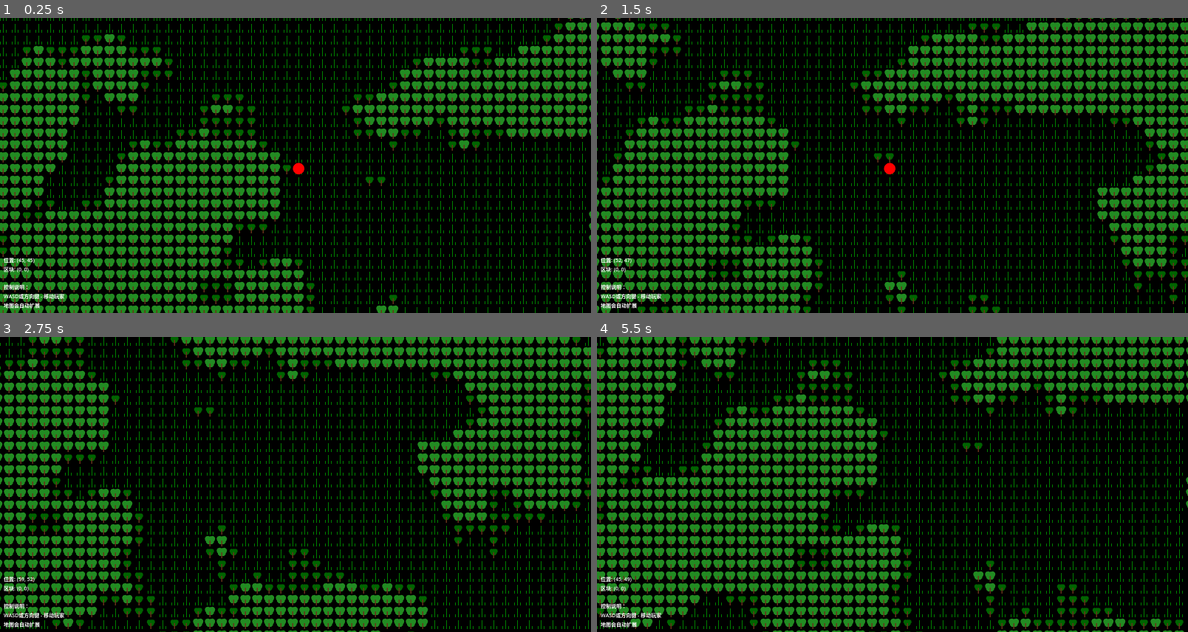
Above: before the commit, frames 1-4 (two rows, left to right).
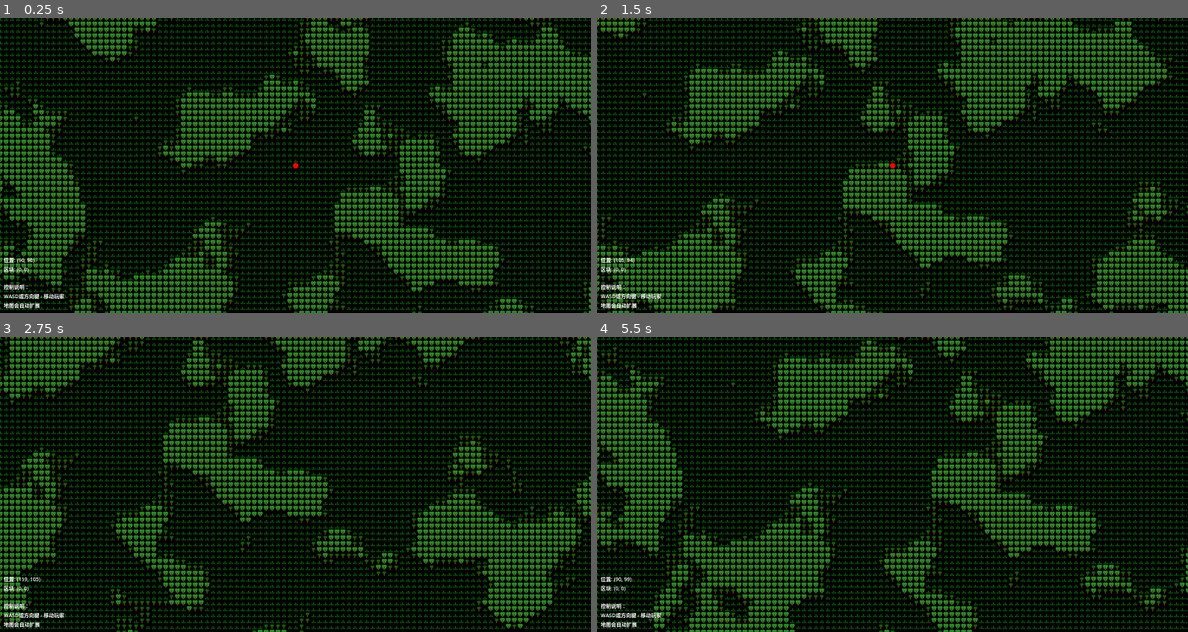
Above: after the commit, the same moments.

Repository: AliveGh0st/overmapchunkdemo
Game: Godot game, scene res://overmap_system.tscn
Two runs of this game, one before a commit and one after it. Both use one fixed random seed, a clock stepped at 60 frames per second and the inputs below.
Inputs:
- Up to frame 1 (0.25 s): no input
- Up to frame 2 (1.5 s): tap Enter at 0.5 s; hold Right (ui_right) 0.53-1.28 s; hold Down (ui_down) from 1.28 s (still down)
- Up to frame 3 (2.75 s): release Down (ui_down) at 2.03 s; hold Right (ui_right) from 2.03 s (still down)
- Up to frame 4 (5.5 s): release Right (ui_right) at 2.78 s; hold Up (ui_up) 2.78-3.53 s; hold Left (ui_left) 3.53-5.03 s; hold Down (ui_down) from 5.03 s (still down)

The runs differ from the first frame. In frame 1, 45% of the frame differs, in the area x 0-100%, y 0-100%; in frame 2, 46%; in frame 3, 46%; in frame 4, 47%.

Commit message:
修改草纹理

Diff:
--- a/overmap_renderer.gd
+++ b/overmap_renderer.gd
@@ -6,7 +6,7 @@
 # 地图设置
 var map_size_x: int  # 动态计算的渲染区域宽度（格子数）
 var map_size_y: int  # 动态计算的渲染区域高度（格子数）
-const TILE_SIZE = 32  # TileMap中每个瓦片的像素大小（游戏世界格子大小）
+const TILE_SIZE = 16  # TileMap中每个瓦片的像素大小（游戏世界格子大小）
 const BORDER_THRESHOLD = 11  # 距离边缘11格时创建新区块
 var canvas_size_x: int  # 动态计算的画布宽度（像素）
 var canvas_size_y: int  # 动态计算的画布高度（像素）
@@ -260,7 +260,7 @@
 			var bottom_y = tile_pixel_size - 1
 
 			# 中间竖线 (较长)
-			var top_y_middle = int(float(tile_pixel_size) / 4.0)
+			var top_y_middle = int(float(tile_pixel_size) * 2.0 / 4.0)
 			if mid_x >= 0 and mid_x < tile_pixel_size: # 确保 mid_x 在边界内
 				for y_grass in range(top_y_middle, bottom_y + 1):
 					if y_grass >=0 and y_grass < tile_pixel_size: # 确保 y_grass 在边界内
